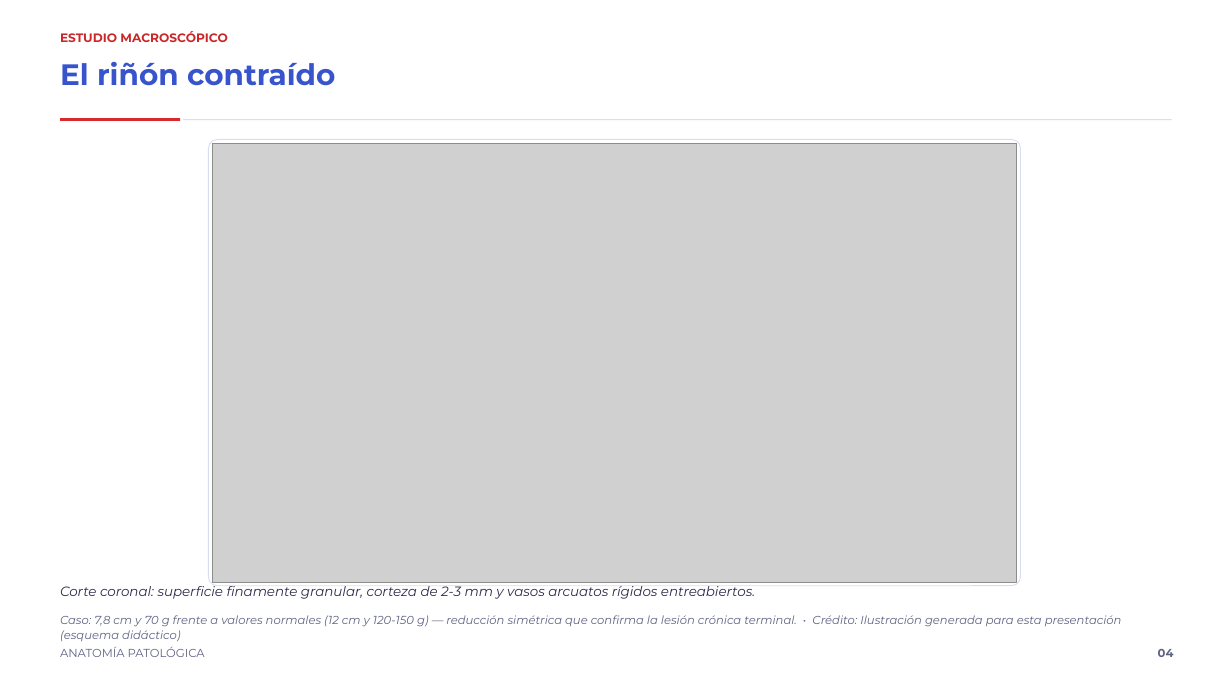
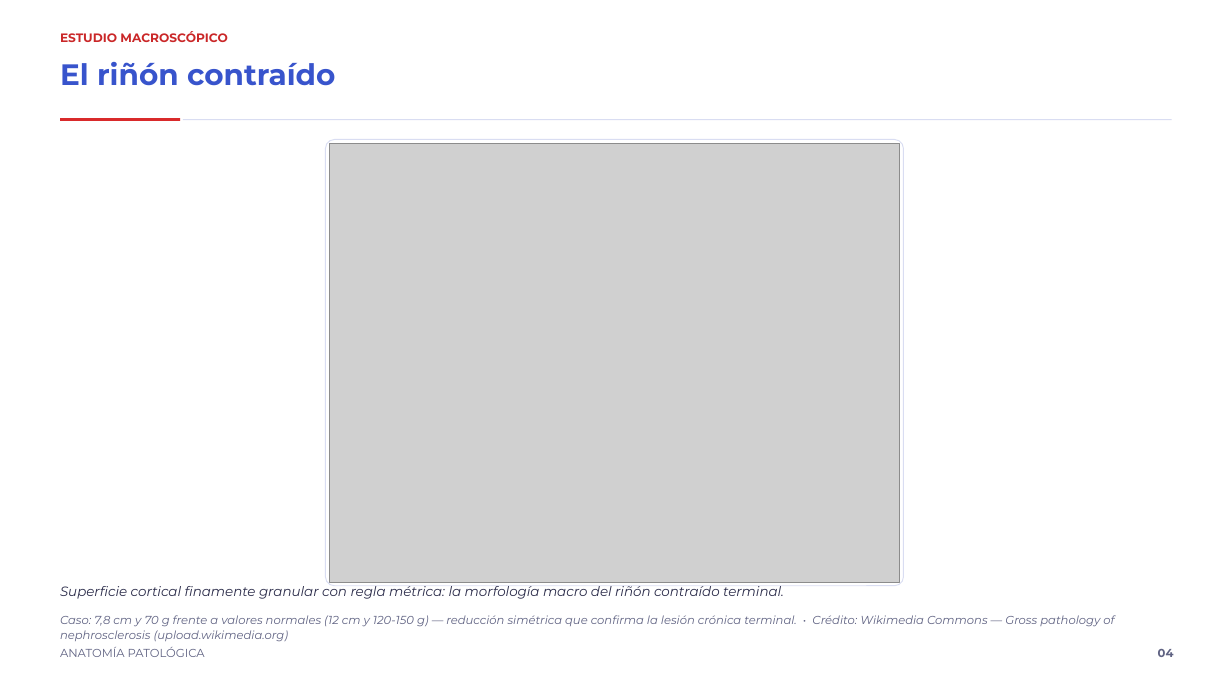
Before and after one commit to rpsin9096/slide-repo-v1, a slide deck: slide 4 of tema3-glomerulonefritis/tema3_glomerulonefritis_cronica.pptx. Drawn at 1232x693 pixels with LibreOffice and Linux fonts; fonts in the diff are those of the drawing; grey boxes stand for pictures. Boxes give left, top, right and bottom in pixels: in the first picture for what was removed or moved away, otherwise in the second. Text is boxed around its words. In the diff, an @@ line names an element or a change of style, - is before the commit and + after.

```diff
--- a/tema3-glomerulonefritis/tema3_glomerulonefritis_cronica.pptx
+++ b/tema3-glomerulonefritis/tema3_glomerulonefritis_cronica.pptx
@@ rounded rectangle: place and size @@
-rounded rectangle at <box>209,140,1021,586</box>
+rounded rectangle at <box>325,140,904,586</box>
@@ picture: place and size @@
-picture at <box>213,143,1018,582</box>
+picture at <box>329,143,900,582</box>
@@ text at <box>60,586,784,599</box>: text changed @@
-Corte coronal: superficie finamente granular, corteza de 2-3 mm y vasos arcuatos rígidos entreabiertos.
+Superficie cortical finamente granular con regla métrica: la morfología macro del riñón contraído terminal.
@@ text at <box>60,615,1114,641</box>: text changed @@
-Caso: 7,8 cm y 70 g frente a valores normales (12 cm y 120-150 g) — reducción simétrica que confirma la lesión crónica terminal. • Crédito: Ilustración generada para esta presentación (esquema didáctico)
+Caso: 7,8 cm y 70 g frente a valores normales (12 cm y 120-150 g) — reducción simétrica que confirma la lesión crónica terminal. • Crédito: Wikimedia Commons — Gross pathology of nephrosclerosis (upload.wikimedia.org)
```
Also in this commit, not shown: 2 other slides changed, 6 other files.
